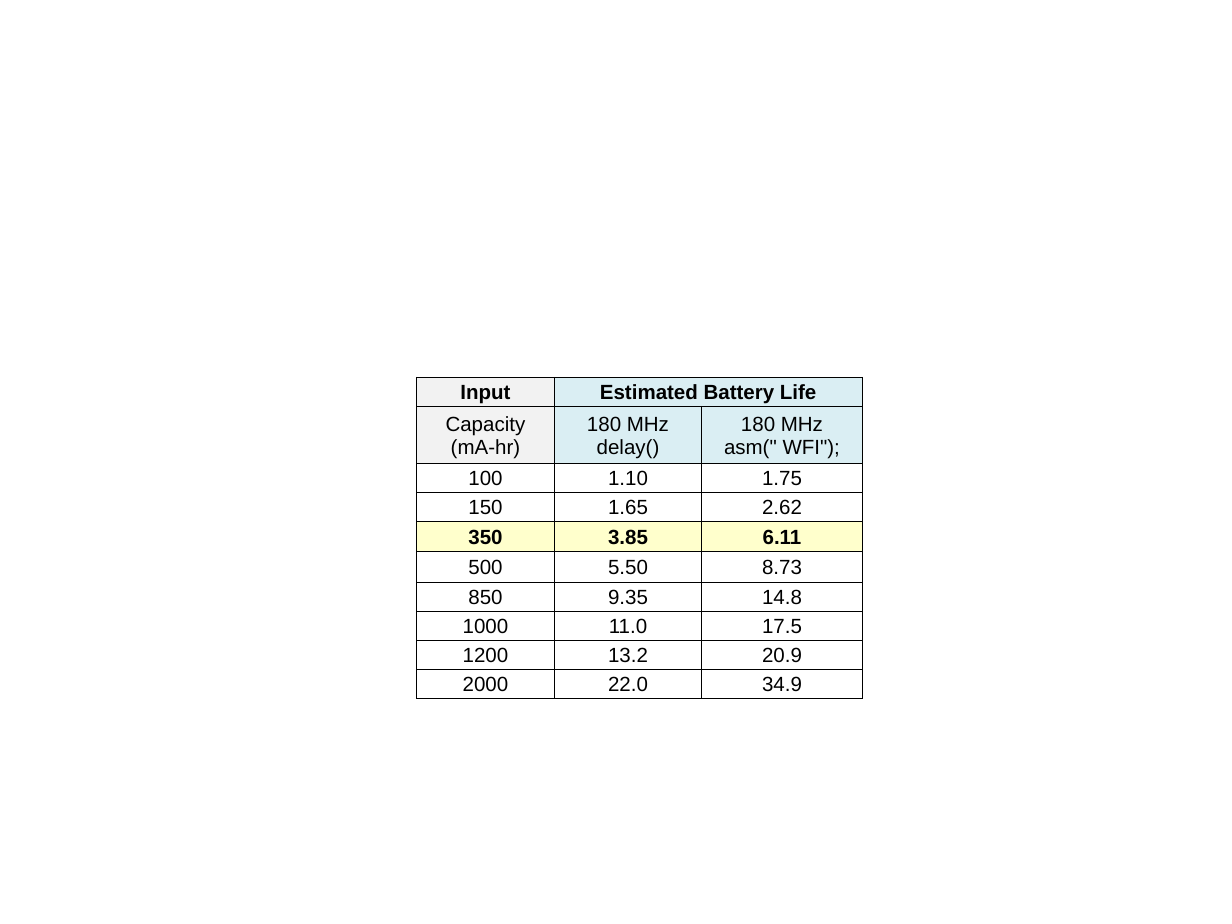
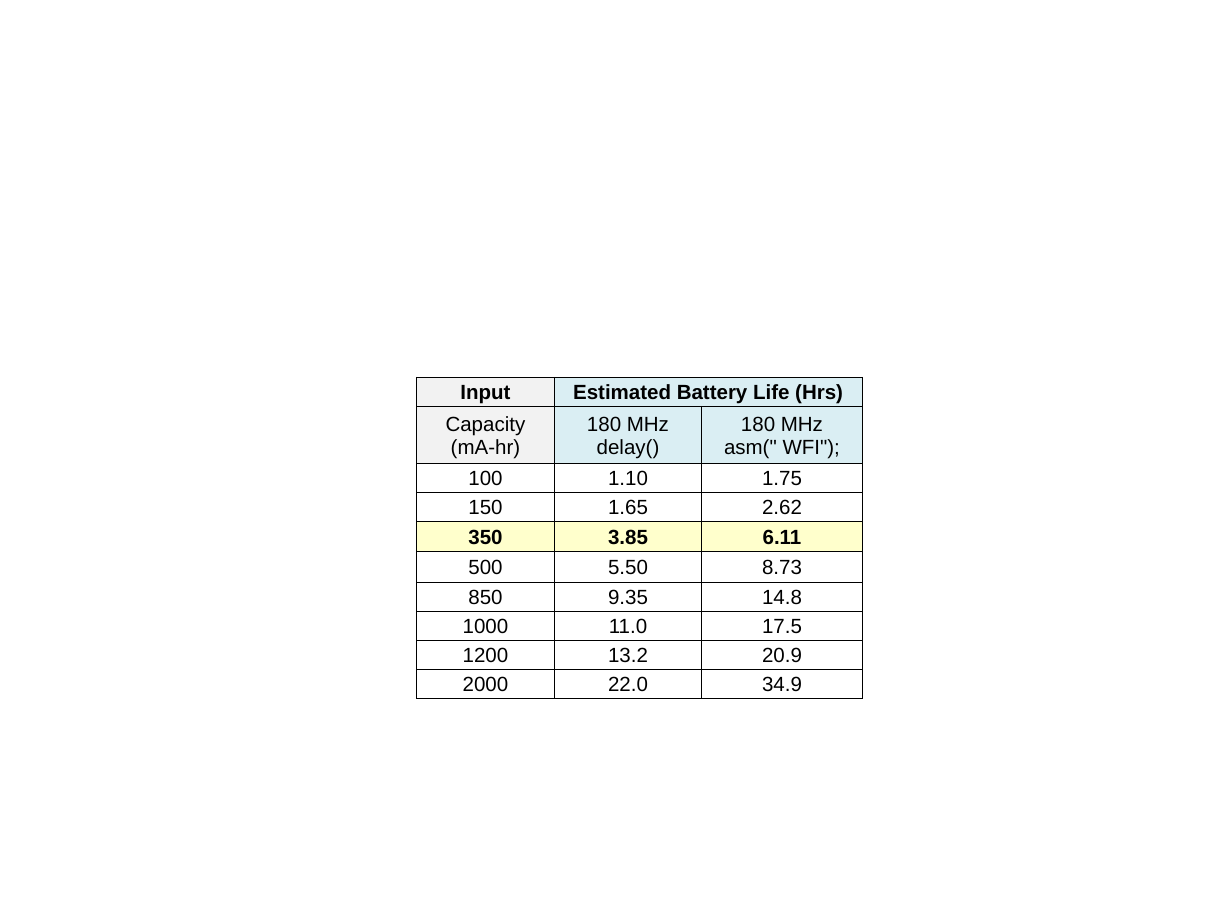
Before and after one commit to chipaudette/OpenAudio_blog, a slide deck: slide 3 of 2016-11-23 Teensy 3.6 Current Draw/Figures.pptx. Drawn at 1232x924 pixels with LibreOffice and Linux fonts; fonts in the diff are those of the drawing. Boxes give left, top, right and bottom in pixels: in the first picture for what was removed or moved away, otherwise in the second. Text is boxed around its words. In the diff, an @@ line names an element or a change of style, - is before the commit and + after.

```diff
--- a/2016-11-23 Teensy 3.6 Current Draw/Figures.pptx
+++ b/2016-11-23 Teensy 3.6 Current Draw/Figures.pptx
@@ table at [416,377,862,699] @@
-row 1, column 2: Estimated Battery Life
+row 1, column 2: Estimated Battery Life (Hrs)
```
Also in this commit, not shown: 2 other files.
